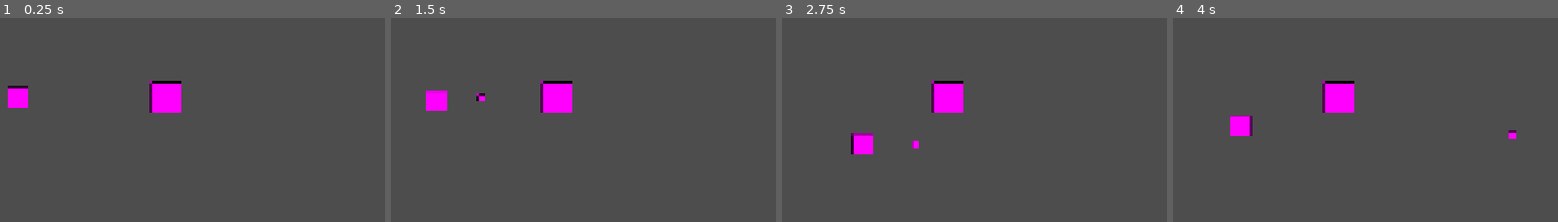
Above: before the commit, frames 1-4 (left to right).
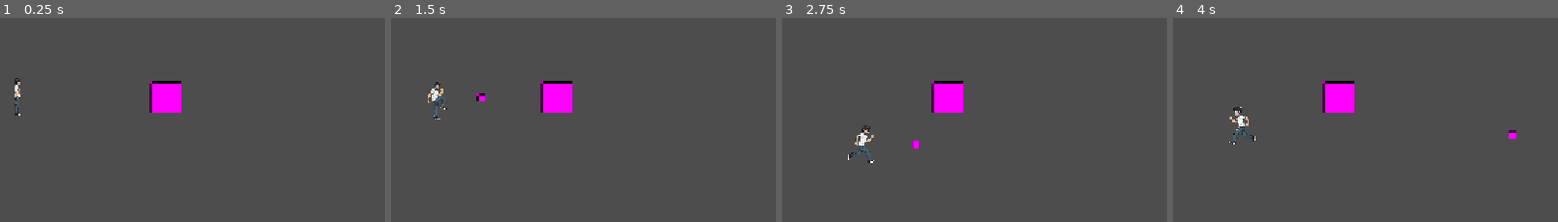
Above: after the commit, the same moments.

Repository: ialmeida/brk
Game: Godot game, scene res://scenes/Dojo.tscn
The game is run twice, just before and just after one commit, with the same random seed, the same clock (stepped at 60 frames per second) and the same inputs.
Inputs:
- Up to frame 1 (0.25 s): no input
- Up to frame 2 (1.5 s): tap Enter at 0.5 s; hold D (move_right) 0.53-1.28 s; hold L (charge) 0.53-1.28 s; tap K (kick) at 0.8, 1.35 s; hold S (move_down) from 1.28 s (still down)
- Up to frame 3 (2.75 s): tap J (punch) at 1.55 s; release S (move_down) at 2.03 s; hold D (move_right) from 2.03 s (still down); hold J (punch) from 2.03 s (still down); tap L (charge) at 2.3 s
- Up to frame 4 (4 s): release D (move_right) at 2.78 s; release J (punch) at 2.78 s; hold W (move_up) 2.78-3.53 s; tap L (charge) at 2.85 s; tap K (kick) at 3.05 s; tap Space at 3.5 s; hold A (move_left) from 3.53 s (still down); hold K (kick) from 3.53 s (still down); tap J (punch) at 3.8 s
The pictures show only the part of the screen within x 15-65%, y 27-77%; the shares and areas given below are measured in that part.

The runs differ from the first frame. In frame 1, 0.7% of the frame differs, in the area x 2-8%, y 29-48%; in frame 2, 0.6%; in frame 3, 0.8%, in the area x 17-24%, y 52-72%; in frame 4, 0.7%.

Commit message:
Add AI-generated pixel-art Player sprites via Gemini direct API
Generates all 15 Player animation poses (idle, move, charge_loop,
release, hurt, basic_punch/kick combos, master combo) from a reference
photo using a custom Gemini image-gen wrapper script, then wires the
resulting 64x64 PNGs into Player.tscn in place of the shared 32x32
placeholder texture, with nearest-neighbor filtering for crisp pixel art.

Co-Authored-By: Claude Sonnet 4.6 <noreply@anthropic.com>
Claude-Session: https://claude.ai/code/session_01C5FCW7WRW2erU91nX259xi

Diff:
--- a/actors/player/Player.tscn
+++ b/actors/player/Player.tscn
@@ -13,13 +13,25 @@
 [ext_resource type="Script" path="res://combat/ComboBuffer.gd" id="11"]
 [ext_resource type="PackedScene" path="res://components/Hitbox.tscn" id="12"]
 [ext_resource type="PackedScene" path="res://components/Hurtbox.tscn" id="13"]
+[ext_resource type="Texture2D" path="res://assets/sprites/player/processed/idle.png" id="14"]
+[ext_resource type="Texture2D" path="res://assets/sprites/player/processed/move.png" id="15"]
+[ext_resource type="Texture2D" path="res://assets/sprites/player/processed/charge_loop.png" id="16"]
+[ext_resource type="Texture2D" path="res://assets/sprites/player/processed/release.png" id="17"]
+[ext_resource type="Texture2D" path="res://assets/sprites/player/processed/hurt.png" id="18"]
+[ext_resource type="Texture2D" path="res://assets/sprites/player/processed/basic_punch_1.png" id="19"]
+[ext_resource type="Texture2D" path="res://assets/sprites/player/processed/basic_punch_2.png" id="20"]
+[ext_resource type="Texture2D" path="res://assets/sprites/player/processed/basic_punch_3.png" id="21"]
+[ext_resource type="Texture2D" path="res://assets/sprites/player/processed/basic_kick_1.png" id="22"]
+[ext_resource type="Texture2D" path="res://assets/sprites/player/processed/basic_kick_2.png" id="23"]
+[ext_resource type="Texture2D" path="res://assets/sprites/player/processed/basic_kick_3.png" id="24"]
+[ext_resource type="Texture2D" path="res://assets/sprites/player/processed/master_1.png" id="25"]
+[ext_resource type="Texture2D" path="res://assets/sprites/player/processed/master_2.png" id="26"]
+[ext_resource type="Texture2D" path="res://assets/sprites/player/processed/master_3.png" id="27"]
+[ext_resource type="Texture2D" path="res://assets/sprites/player/processed/master_4.png" id="28"]
 
 [sub_resource type="CapsuleShape2D" id="CapsuleShape2D_body"]
 radius = 8.0
 height = 28.0
-
-[sub_resource type="PlaceholderTexture2D" id="PlaceholderTexture2D_sprite"]
-size = Vector2(32, 32)
 
 [sub_resource type="Animation" id="Animation_basic_punch_1"]
 resource_name = "basic_punch_1"
@@ -418,7 +430,7 @@
 animations = [{
 "frames": [{
 "duration": 1.0,
-"texture": SubResource("PlaceholderTexture2D_sprite")
+"texture": ExtResource("14")
 }],
 "loop": true,
 "name": &"idle",
@@ -426,7 +438,7 @@
 }, {
 "frames": [{
 "duration": 1.0,
-"texture": SubResource("PlaceholderTexture2D_sprite")
+"texture": ExtResource("15")
 }],
 "loop": true,
 "name": &"move",
@@ -434,7 +446,7 @@
 }, {
 "frames": [{
 "duration": 1.0,
-"texture": SubResource("PlaceholderTexture2D_sprite")
+"texture": ExtResource("16")
 }],
 "loop": true,
 "name": &"charge_loop",
@@ -442,7 +454,7 @@
 }, {
 "frames": [{
 "duration": 1.0,
-"texture": SubResource("PlaceholderTexture2D_sprite")
+"texture": ExtResource("17")
 }],
 "loop": false,
 "name": &"release",
@@ -450,7 +462,7 @@
 }, {
 "frames": [{
 "duration": 1.0,
-"texture": SubResource("PlaceholderTexture2D_sprite")
+"texture": ExtResource("18")
 }],
 "loop": false,
 "name": &"hurt",
@@ -458,7 +470,7 @@
 }, {
 "frames": [{
 "duration": 1.0,
-"texture": SubResource("PlaceholderTexture2D_sprite")
+"texture": ExtResource("19")
 }],
 "loop": false,
 "name": &"basic_punch_1",
@@ -466,7 +478,7 @@
 }, {
 "frames": [{
 "duration": 1.0,
-"texture": SubResource("PlaceholderTexture2D_sprite")
+"texture": ExtResource("20")
 }],
 "loop": false,
 "name": &"basic_punch_2",
@@ -474,7 +486,7 @@
 }, {
 "frames": [{
 "duration": 1.0,
-"texture": SubResource("PlaceholderTexture2D_sprite")
+"texture": ExtResource("21")
 }],
 "loop": false,
 "name": &"basic_punch_3",
@@ -482,7 +494,7 @@
 }, {
 "frames": [{
 "duration": 1.0,
-"texture": SubResource("PlaceholderTexture2D_sprite")
+"texture": ExtResource("22")
 }],
 "loop": false,
 "name": &"basic_kick_1",
@@ -490,7 +502,7 @@
 }, {
 "frames": [{
 "duration": 1.0,
-"texture": SubResource("PlaceholderTexture2D_sprite")
+"texture": ExtResource("23")
 }],
 "loop": false,
 "name": &"basic_kick_2",
@@ -498,7 +510,7 @@
 }, {
 "frames": [{
 "duration": 1.0,
-"texture": SubResource("PlaceholderTexture2D_sprite")
+"texture": ExtResource("24")
 }],
 "loop": false,
 "name": &"basic_kick_3",
@@ -506,7 +518,7 @@
 }, {
 "frames": [{
 "duration": 1.0,
-"texture": SubResource("PlaceholderTexture2D_sprite")
+"texture": ExtResource("25")
 }],
 "loop": false,
 "name": &"master_1",
@@ -514,7 +526,7 @@
 }, {
 "frames": [{
 "duration": 1.0,
-"texture": SubResource("PlaceholderTexture2D_sprite")
+"texture": ExtResource("26")
 }],
 "loop": false,
 "name": &"master_2",
@@ -522,7 +534,7 @@
 }, {
 "frames": [{
 "duration": 1.0,
-"texture": SubResource("PlaceholderTexture2D_sprite")
+"texture": ExtResource("27")
 }],
 "loop": false,
 "name": &"master_3",
@@ -530,7 +542,7 @@
 }, {
 "frames": [{
 "duration": 1.0,
-"texture": SubResource("PlaceholderTexture2D_sprite")
+"texture": ExtResource("28")
 }],
 "loop": false,
 "name": &"master_4",
@@ -543,6 +555,7 @@
 script = ExtResource("1")
 
 [node name="AnimatedSprite2D" type="AnimatedSprite2D" parent="."]
+texture_filter = 1
 sprite_frames = SubResource("SpriteFrames_player")
 animation = &"idle"
 
Not shown: 1 places in actors/player/Player.tscn that only renumber resources
Binary file added: assets/sprites/player/processed/basic_kick_1.png
Binary file added: assets/sprites/player/processed/basic_kick_2.png
Binary file added: assets/sprites/player/processed/basic_kick_3.png
Binary file added: assets/sprites/player/processed/basic_punch_1.png
Binary file added: assets/sprites/player/processed/basic_punch_2.png
Binary file added: assets/sprites/player/processed/basic_punch_3.png
Binary file added: assets/sprites/player/processed/charge_loop.png
Binary file added: assets/sprites/player/processed/hurt.png
Binary file added: assets/sprites/player/processed/idle.png
Binary file added: assets/sprites/player/processed/master_1.png
Binary file added: assets/sprites/player/processed/master_2.png
(and 10 more such lines)
